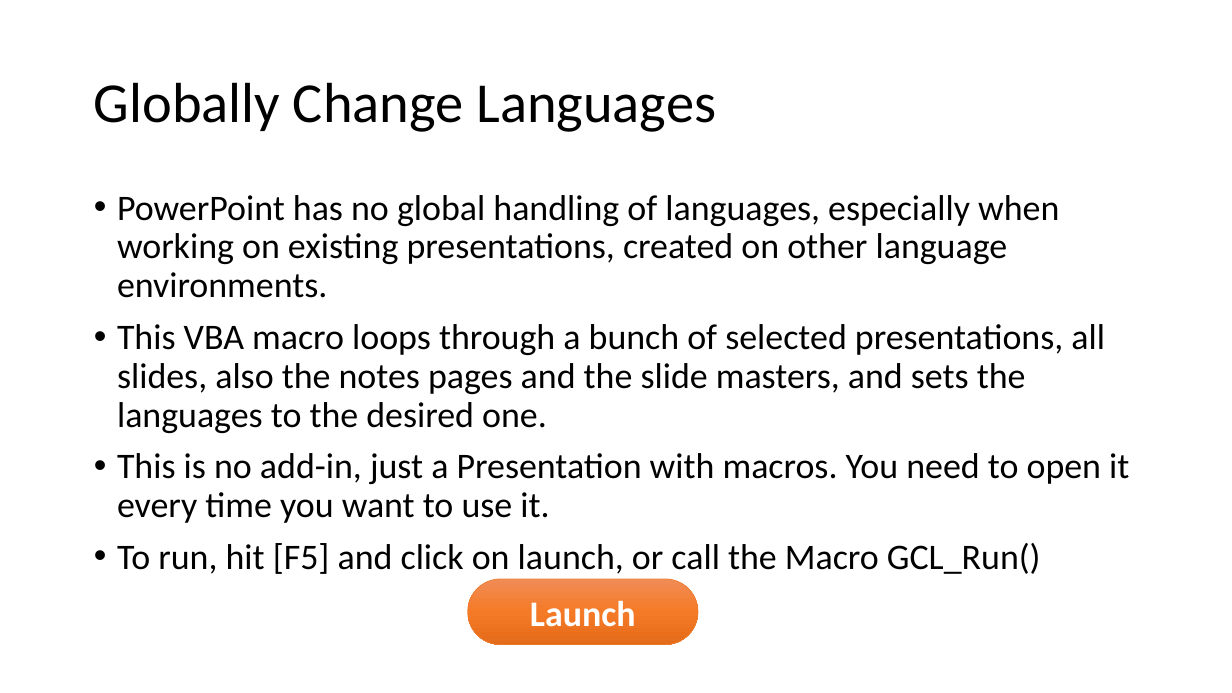
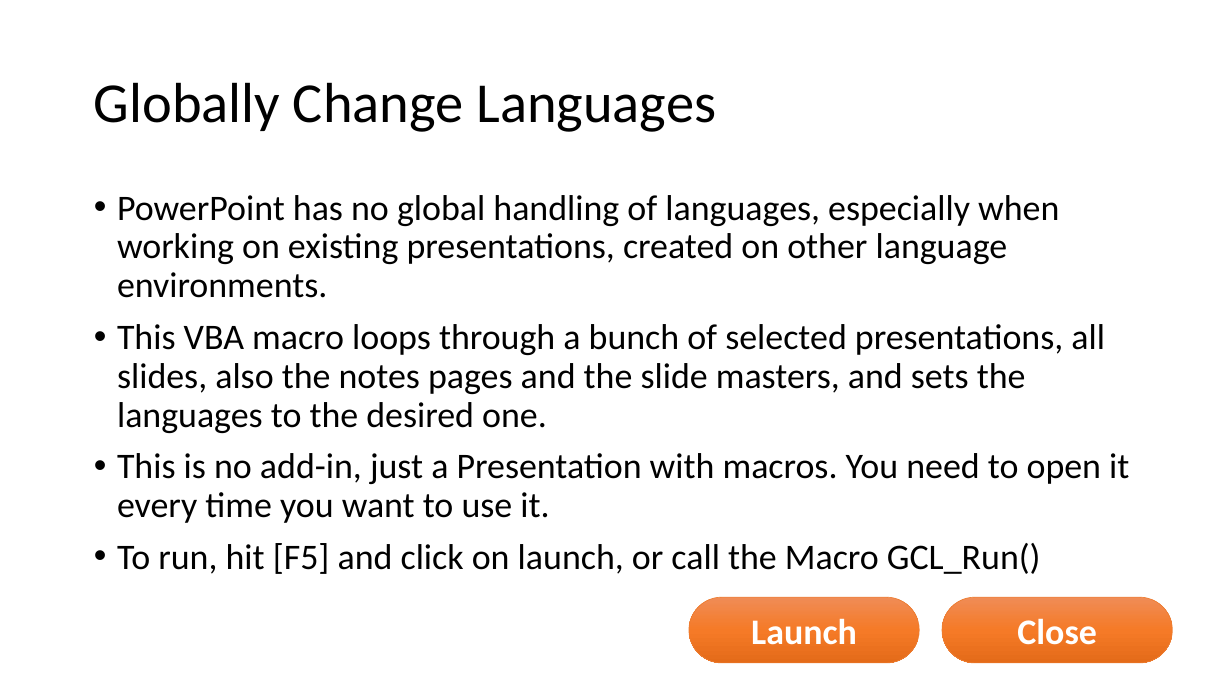
Before and after one commit to MatthiasZbinden/MSOfficeTools, a slide deck: slide 1 of ppt_GloballyChangeLang.pptm. Drawn at 1232x693 pixels with LibreOffice and Linux fonts; fonts in the diff are those of the drawing. Boxes give left, top, right and bottom in pixels: in the first picture for what was removed or moved away, otherwise in the second. Text is boxed around its words. In the diff, an @@ line names an element or a change of style, - is before the commit and + after.

Commit message:
[ppt_GloballyChangeLang] [BETA] Release candidate. - Added new features (master slides, issue #1, charts, issue #2) - Bugfix for Mac OS (issue #3) - Not tested extensively. Sometimes problems with certain chart types.

```diff
--- a/ppt_GloballyChangeLang.pptm
+++ b/ppt_GloballyChangeLang.pptm
@@ rounded rectangle "Launch": place and size @@
-rounded rectangle "Launch" at <box>468,579,698,645</box>
+rounded rectangle "Launch" at <box>689,597,920,663</box>
@@ rounded rectangle added at <box>942,597,1172,663</box>, fill gradient #F18C57 to #F67B28 to #E56C19, outline #ED7D31 0.5 pt, 28 pt, text #FFFFFF, bold @@
+Close
```
Also in this commit, not shown: 1 other slide changed, 2 other files.
